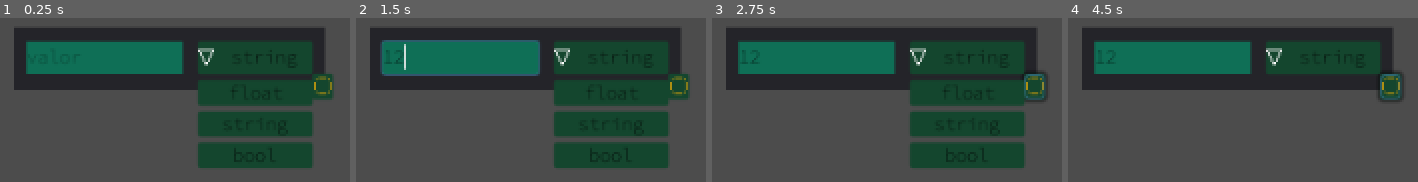
Above: before the commit, frames 1-4 (left to right).
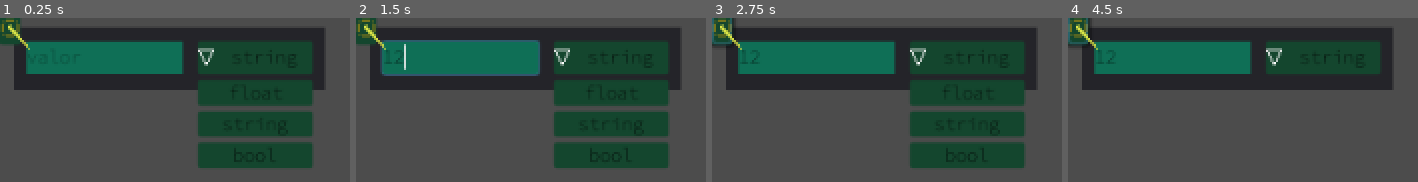
Above: after the commit, the same moments.

Repository: AndresDavidCalderon/desfilosofador
Game: Godot game, scene res://blueprints/blocks/value.tscn
The game is run twice, just before and just after one commit, with the same random seed, the same clock (stepped at 60 frames per second) and the same inputs. This scene is started directly instead of the project's main scene.
Inputs (mouse positions are in pixels of both pictures, inside the frame that each line leads up to; where the layout moved, square brackets give the same spot in the first picture):
- Up to frame 1 (0.25 s): no input
- Up to frame 2 (1.5 s): click (461, 57) at 0.52 s; type "12" at 0.6 s; click (527, 59) at 1.25 s
- Up to frame 3 (2.75 s): click (722, 29) [1034, 86] at 2 s
- Up to frame 4 (4.5 s): click "string" at 2.75 s; click (1239, 59) at 3.5 s; click (1078, 29) [1390, 86] at 4.25 s

The runs differ from the first frame. In frame 1, 1.9% of the frame differs, in the area x 0-96%, y 0-50%; in frame 2, 1.9%; in frame 3, 2.2%; in frame 4, 2.2%, in the area x 0-96%, y 0-52%.

Commit message:
blockbase

Diff:
--- /dev/null
+++ b/blueprints/blocks/blockbase.gd
@@ -0,0 +1,18 @@
+extends Panel
+class_name blockbase,"res://blueprints/blockbase.png"
+var following:bool=false
+var offset:Vector2
+func _on_select_button_down():
+	following=true
+	offset=rect_position-get_global_mouse_position()
+
+func _on_select_button_up():
+	following=false
+
+func _process(_delta):
+	if following:
+		rect_position=get_global_mouse_position()+offset
+
+func _input(event):
+	if event.is_action_pressed("delete") and following:
+		queue_free()
--- a/blueprints/blocks/value.gd
+++ b/blueprints/blocks/value.gd
@@ -1,17 +1 @@
-extends Panel
-var following:bool=false
-var offset:Vector2
-func _on_select_button_down():
-	following=true
-	offset=rect_position-get_global_mouse_position()
-
-func _on_select_button_up():
-	following=false
-
-func _process(_delta):
-	if following:
-		rect_position=get_global_mouse_position()+offset
-
-func _input(event):
-	if event.is_action_pressed("delete") and following:
-		queue_free()
+extends blockbase
--- a/blueprints/blocks/value.tscn
+++ b/blueprints/blocks/value.tscn
@@ -2,7 +2,7 @@
 
 [ext_resource path="res://blueprints/bluetheme.tres" type="Theme" id=1]
 [ext_resource path="res://blueprints/blocks/value.gd" type="Script" id=2]
-[ext_resource path="res://blueprints/connection/sender.png" type="Texture" id=3]
+[ext_resource path="res://blueprints/connection/output.tscn" type="PackedScene" id=3]
 [ext_resource path="res://UI/downsmall.png" type="Texture" id=4]
 [ext_resource path="res://blueprints/blocks/type.gd" type="Script" id=5]
 
@@ -39,30 +39,7 @@
 "_edit_use_anchors_": false
 }
 
-[node name="sender" type="Button" parent="."]
-margin_left = 191.0
-margin_top = 30.0
-margin_right = 204.0
-margin_bottom = 46.0
-__meta__ = {
-"_edit_use_anchors_": false
-}
-
-[node name="icon" type="TextureRect" parent="sender"]
-modulate = Color( 0.752941, 0.596078, 0.0627451, 1 )
-anchor_left = 0.5
-anchor_top = 0.5
-anchor_right = 0.5
-anchor_bottom = 0.5
-margin_left = -5.32062
-margin_top = -5.87868
-margin_right = 5.67938
-margin_bottom = 5.12132
-texture = ExtResource( 3 )
-expand = true
-__meta__ = {
-"_edit_use_anchors_": false
-}
+[node name="sender" parent="." instance=ExtResource( 3 )]
 
 [node name="type" type="Button" parent="."]
 margin_left = 118.0
--- /dev/null
+++ b/blueprints/connection/output.gd
@@ -0,0 +1 @@
+extends Button
--- /dev/null
+++ b/blueprints/connection/output.tscn
@@ -0,0 +1,39 @@
+[gd_scene load_steps=4 format=2]
+
+[ext_resource path="res://blueprints/connection/sender.png" type="Texture" id=1]
+[ext_resource path="res://blueprints/connection/output.gd" type="Script" id=2]
+
+[sub_resource type="Curve" id=1]
+_data = [ Vector2( 0, 0.118182 ), 0.0, 0.0, 0, 0, Vector2( 0.898089, 0.654545 ), 0.0, 0.0, 0, 0 ]
+
+[node name="sender" type="Button"]
+margin_left = -9.01254
+margin_top = -8.89133
+margin_right = 3.98746
+margin_bottom = 11.1087
+script = ExtResource( 2 )
+__meta__ = {
+"_edit_use_anchors_": false
+}
+
+[node name="icon" type="TextureRect" parent="."]
+modulate = Color( 0.752941, 0.596078, 0.0627451, 1 )
+anchor_left = 0.5
+anchor_top = 0.5
+anchor_right = 0.5
+anchor_bottom = 0.5
+margin_left = -5.32062
+margin_top = -5.87868
+margin_right = 5.67938
+margin_bottom = 5.12132
+texture = ExtResource( 1 )
+expand = true
+__meta__ = {
+"_edit_use_anchors_": false
+}
+
+[node name="line" type="Line2D" parent="."]
+points = PoolVector2Array( 20.0583, 23.696, 5.33337, 8.063 )
+width = 4.0
+width_curve = SubResource( 1 )
+default_color = Color( 0.870588, 0.905882, 0.278431, 1 )
--- a/project.godot
+++ b/project.godot
@@ -13,6 +13,11 @@
 "class": "aligner",
 "language": "GDScript",
 "path": "res://UI/aligner.gd"
+}, {
+"base": "Panel",
+"class": "blockbase",
+"language": "GDScript",
+"path": "res://blueprints/blocks/blockbase.gd"
 }, {
 "base": "Panel",
 "class": "libraryelement",
@@ -31,6 +36,7 @@
 } ]
 _global_script_class_icons={
 "aligner": "res://ui/extendericon.png",
+"blockbase": "",
 "libraryelement": "res://filters/element.png",
 "popup": "res://UI/popupicon.png",
 "stringfunc": ""
--- a/reader/reader.tscn
+++ b/reader/reader.tscn
@@ -16,6 +16,7 @@
 [ext_resource path="res://reader/settings.gd" type="Script" id=14]
 [ext_resource path="res://filters/filteronfind.gd" type="Script" id=15]
 [ext_resource path="res://UI/search.png" type="Texture" id=16]
+[ext_resource path="res://UI/settings.png" type="Texture" id=17]
 
 [sub_resource type="StyleBoxFlat" id=2]
 bg_color = Color( 0.129412, 0.101961, 0.156863, 1 )
@@ -255,6 +256,12 @@
 scaleview = Vector2( 1, 0.5 )
 
 [node name="readersets" parent="readparams" instance=ExtResource( 8 )]
+left = ExtResource( 17 )
+
+[node name="hide" parent="readparams/readersets" index="0"]
+margin_top = 135.0
+margin_bottom = 280.0
+texture_normal = ExtResource( 17 )
 
 [node name="scroll" type="ScrollContainer" parent="readparams/readersets"]
 margin_left = 15.0
@@ -348,3 +355,5 @@
 [connection signal="value_changed" from="readparams/readersets/scroll/list/font/font" to="readparams/readersets/scroll" method="_on_font_value_changed"]
 [connection signal="toggled" from="readparams/readersets/scroll/list/fullscreen" to="readparams/readersets/scroll" method="_on_fullscreen_toggled"]
 [connection signal="pressed" from="librarycontainer/close" to="." method="_on_close_pressed"]
+
+[editable path="readparams/readersets"]
Binary file added: UI/settings.aseprite
Binary file added: UI/settings.png
Not shown, added: UI/settings.png.import
Binary file added: blueprints/blockbase.aseprite
Binary file added: blueprints/blockbase.png
Not shown, added: blueprints/blockbase.png.import
Not shown: 1 places in reader/reader.tscn that only renumber resources
